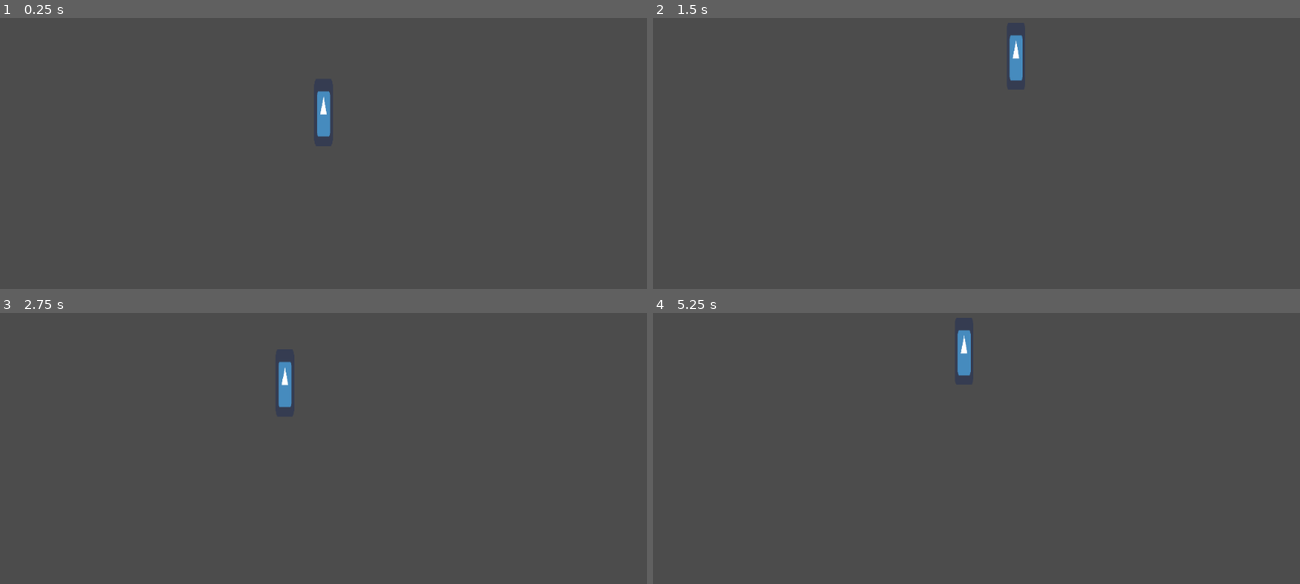
Above: before the commit, frames 1-4 (two rows, left to right).
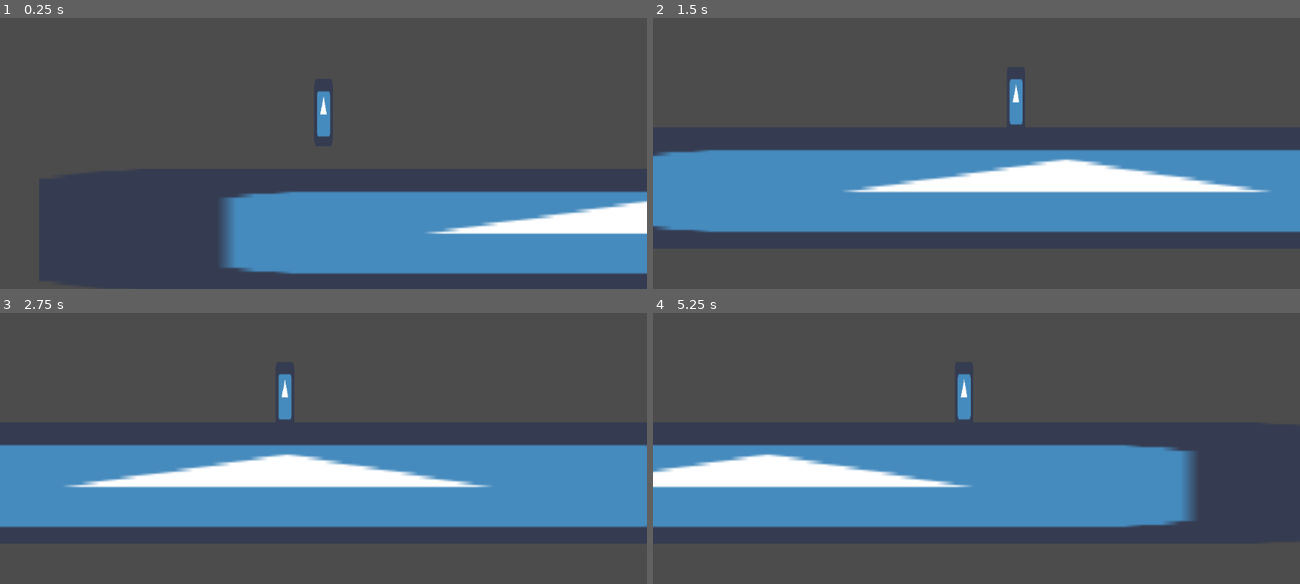
Above: after the commit, the same moments.

Repository: Spiderpat12/OmarDev1
Game: Godot game, scene res://Game.tscn
Same seed, same stepped clock (60 frames per second), same inputs: the game is played once before the commit and once after it. The project has no main scene, so this scene is started directly. The engine's default icon, where the game draws it, is replaced by a stand-in: a white triangle on a blue panel in a dark square.
Inputs:
- Up to frame 1 (0.25 s): no input
- Up to frame 2 (1.5 s): hold Right (ui_right) from 0.53 s (still down); tap Up (ui_up) at 0.6, 0.77, 1.07, 1.35 s
- Up to frame 3 (2.75 s): tap Up (ui_up) at 1.52, 1.82, 2.1 s; release Right (ui_right) at 2.03 s; hold Left (ui_left) from 2.03 s (still down)
- Up to frame 4 (5.25 s): release Left (ui_left) at 2.78 s; hold Right (ui_right) 2.78-4.28 s; tap Up (ui_up) at 2.85, 3.02, 3.32, 3.6, 3.77, 4.07, 4.35, 4.52, 4.82, 5.1 s; hold Left (ui_left) 4.28-5.03 s; hold Right (ui_right) from 5.03 s (still down)

The runs differ from the first frame. In frame 1, 20% of the frame differs, in the area x 34-100%, y 63-95%; in frame 2, 31%, in the area x 0-100%, y 6-80%; in frame 3, 31%; in frame 4, 26%.

Commit message:
player3

Diff:
--- a/project_whith_rayan/Game.tscn
+++ b/project_whith_rayan/Game.tscn
@@ -11,6 +11,7 @@
 [node name="Game" type="Node2D"]
 
 [node name="Player" type="KinematicBody2D" parent="."]
+position = Vector2( 238, 424 )
 script = ExtResource( 1 )
 
 [node name="Sprite" type="Sprite" parent="Player"]
--- a/project_whith_rayan/scripts/Player.gd
+++ b/project_whith_rayan/scripts/Player.gd
@@ -8,9 +8,10 @@
 
 var x : float
 var motion = Vector2()
-var chapters : int = 1
-var max_jump = 2
+var chapters : int = 2
+var max_jump = 1
 var jump_count = 0
+var can_jump : bool = false
 
 
 func _ready():
@@ -29,11 +30,12 @@
 	Gravity()
 	Jump()
 	chapters()
-	doubleJump()
+#	doubleJump()
 
 
 func Movement(delta) -> void:
 	print(motion)
+	print(jump_count)
 	if (x):
 		motion.x = move_toward(motion.x,x * speed,acc)
 	else:
@@ -47,16 +49,17 @@
 
 
 func Jump() -> void:
-	if is_on_floor() && Input.is_action_just_pressed("ui_up"):
+	print(can_jump)
+	if is_on_floor() && Input.is_action_just_pressed("ui_up") && can_jump == true:
 		motion.y = -jump
 
-func doubleJump() -> void:
-	if jump_count < max_jump && chapters == 2 or 3:
-		if Input.is_action_just_pressed("ui_up"):
-			motion.y = -jump
-			jump_count += 1
-	if is_on_floor() && jump_count != 0:
-		jump_count = 0
+#func doubleJump() -> void:
+#	if jump_count < max_jump && chapters == 2 or 3:
+#		if Input.is_action_just_pressed("ui_up") && chapters == 2:
+#			motion.y = -jump
+#			jump_count += 1
+#	if is_on_floor() && jump_count != 0:
+#		jump_count = 0
 
 
 
@@ -67,7 +70,7 @@
 			pass
 		2:
 			#roll_func
-			doubleJump()
+#			doubleJump()
 			pass
 		3:
 			pass
